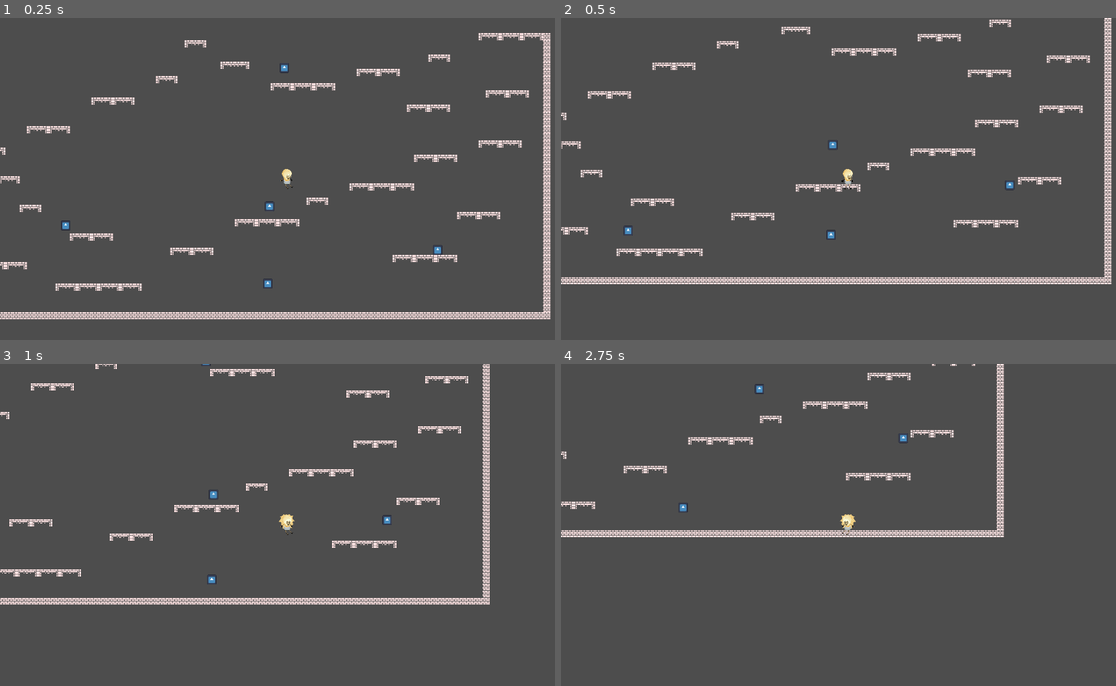
Above: before the commit, frames 1-4 (two rows, left to right).
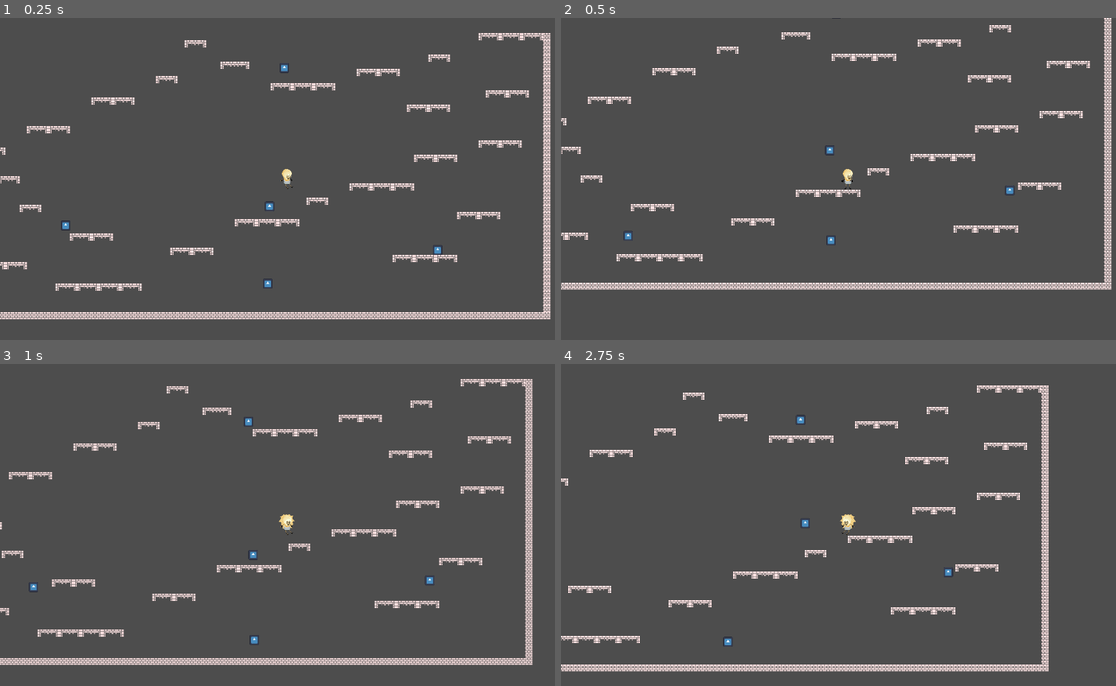
Above: after the commit, the same moments.

Repository: EXLAIZOR/tick-times
Game: Godot game, scene res://Scenes/level1.tscn
Two runs of this game, one before a commit and one after it. Both use one fixed random seed, a clock stepped at 60 frames per second and the inputs below. The engine's default icon, where the game draws it, is replaced by a stand-in: a white triangle on a blue panel in a dark square.
Inputs (mouse positions are in pixels of both pictures, inside the frame that each line leads up to):
- Up to frame 1 (0.25 s): no input
- Up to frame 2 (0.5 s): no input
- Up to frame 3 (1 s): move the mouse to (410, 508) at 0.52 s; hold D (MoveRight) from 0.53 s (still down); click (410, 508) at 0.6 s; tap W (Jump) at 0.77 s
- Up to frame 4 (2.75 s): move the mouse to (733, 541) at 1.27 s; click (733, 541) at 1.35 s; tap W (Jump) at 1.52 s; move the mouse to (905, 454) at 2.02 s; release D (MoveRight) at 2.03 s; hold A (MoveLeft) from 2.03 s (still down); click (905, 454) at 2.1 s

Frame 1 is identical in both runs. In frame 2, 8.8% of the frame differs, in the area x 0-100%, y 0-85%; in frame 3, 10%, in the area x 0-96%, y 0-94%; in frame 4, 8.9%.

Commit message:
fixed collision

Diff:
--- a/player.tscn
+++ b/player.tscn
@@ -102,7 +102,7 @@
 }]
 
 [sub_resource type="RectangleShape2D" id="RectangleShape2D_y1p4y"]
-size = Vector2(13, 24)
+size = Vector2(48, 48)
 
 [node name="Player" type="CharacterBody2D" unique_id=1425424670]
 script = ExtResource("1_onrkg")
